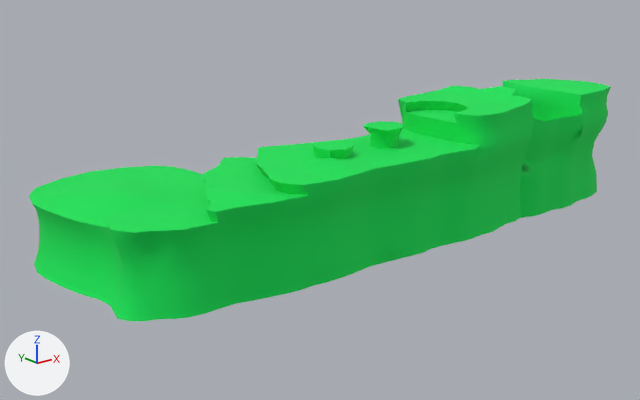
The FBX model Content/Proef_proeve/Mesh/lvl1/lvl1_plat020.FBX as it was, and as the next commit left it.
Both versions are drawn from a camera (50 mm lens) standing at (-107.6, -214.6, 91.8) and looking at (59.7, -5.5, 8.2). Every picture has the same lights, and +X, +Y and +Z are marked at lower left. Where no turn or scale is listed for an object, it has been applied to the vertices.

In view in the first picture: 'lvl1_plat_020', 'lvl1_plat_020_grass'.
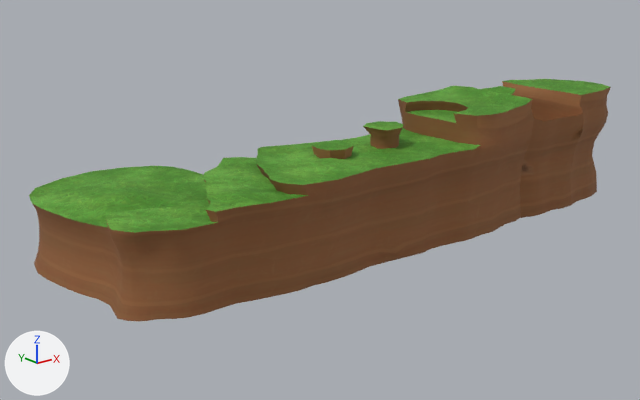
Boxes [x1, y1, x2, y2] around the edits, measured in the pictures (640 x 400 px):
'lvl1_plat_020', recoloured (green to brown): [33, 81, 611, 322] in both
'lvl1_plat_020_grass', recoloured: [29, 79, 610, 233] in both

The change, as a list of edits to the scene's bpy script:
```text
Add img_grass_01_jpg:
    img_grass_01_jpg = load_image('grass_01.jpg', '../../Textures/grass_01.jpg', 1024, 1024, 'sRGB')
Add img_cliff_tex_jpg:
    img_cliff_tex_jpg = load_image('cliff_tex.jpg', '../../Textures/cliff_tex.jpg', 1024, 1024, 'sRGB')
Add mat_02___default:
    mat_02___default = principled_material('02 - Default')
    mat_02___default.texture = img_grass_01_jpg
    mat_02___default.roughness = 0.859
Add mat_01___default:
    mat_01___default = bpy.data.materials.new('01 - Default')
    # uses the picture img_cliff_tex_jpg
Change me_mesh:
    where me_mesh.from_pydata(...)  # 397 vertices, 274 faces; spans x -26.0..162.0, y -47.0..31.0, z 20.0..40.0
    remove me_mesh.materials.append(mat_07___default)  # green #00e656
    add me_mesh.materials.append(mat_02___default)  # picture img_grass_01_jpg
Change me_mesh_001:
    where me_mesh_001.from_pydata(...)  # 1412 vertices, 1167 faces; spans x -26.0..162.0, y -47.0..32.0, z 0.0..40.0
    remove me_mesh_001.materials.append(mat_07___default)  # green #00e656
    add me_mesh_001.materials.append(mat_01___default)
```
